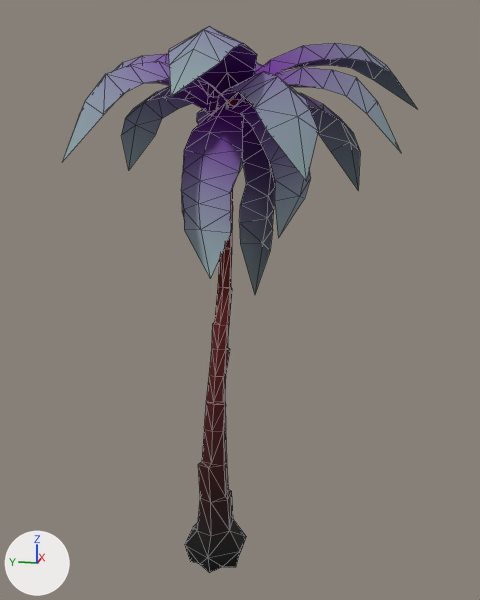
The glTF model public/assets/trp_palm1.glb: old version first, new version second.
Both versions are drawn from a camera (50 mm lens) standing at (-8.94, -2.17, 6.15) and looking at (1.25, -0.13, 3.6). The axes (+X, +Y, +Z) are drawn at lower left. The lights are the same throughout. The picture after the commit comes second. Mesh edges are drawn as thin lines. Objects named as collision shapes, trigger or cutter boxes, shadow casters or lower levels of detail are left out. Where no turn or scale is listed for an object, it has been applied to the vertices.

Names of what the first picture shows: 'SM_Env_Tree_Palm_01_LOD0'.
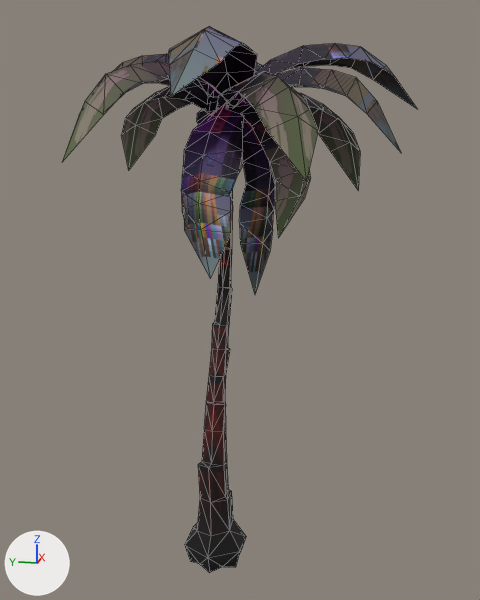
What changed in the scene script:
```text
Add img_image_0:
    img_image_0 = load_image('Image_0', '_unpacked/Image_0', 2048, 2048, 'sRGB')
Change mat_lambert27:
    where n0 = _N.new('ShaderNodeBsdfPrincipled'); n0.name = 'Principled BSDF'
    remove n0.inputs[1].default_value = 0.2  # 'Metallic'
    where n2 = _N.new('ShaderNodeMix'); n2.name = 'Mix'
    remove n2.inputs[7].default_value = (0.4, 0.4, 0.4, 1.0)  # 'B', grey #aaaaaa
    add n4 = _N.new('ShaderNodeTexImage'); n4.name = 'Image Texture'
    add n4.image = img_image_0
    where n3 = _N.new('ShaderNodeVertexColor'); n3.name = 'Color Attribute'
    remove _L.new(n3.outputs[0], n2.inputs[6])  # 'Color' to 'A'
    add _L.new(n3.outputs[0], n2.inputs[7])  # 'Color' to 'B'
    add _L.new(n4.outputs[0], n2.inputs[6])  # 'Color' to 'A'
```

Changed parts and their boxes (x1, y1, x2, y2) in the pictures (480 x 600 px):
'SM_Env_Tree_Palm_01_LOD0', surface changed (darker)
    both: (62, 26, 415, 536)
